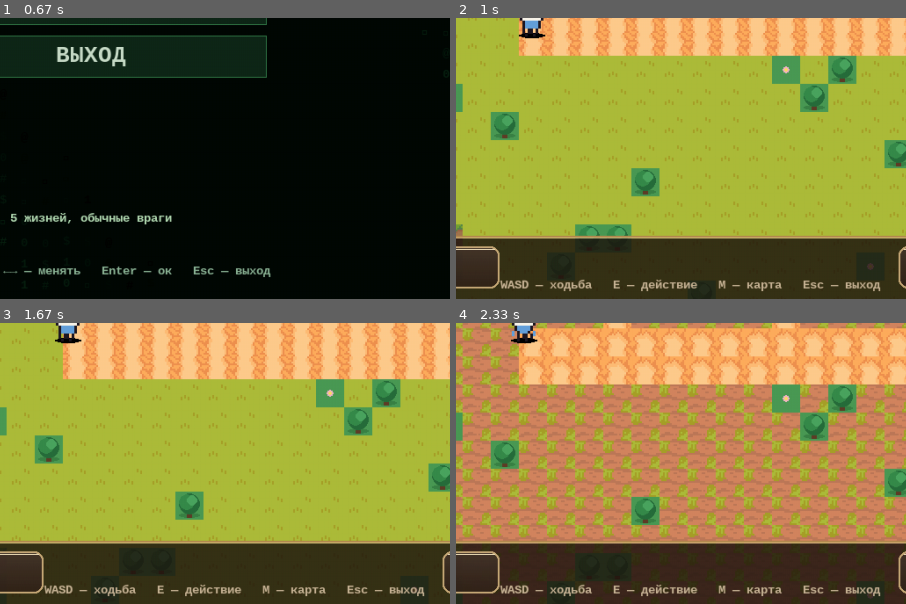
Above: before the commit, frames 1-4 (two rows, left to right).
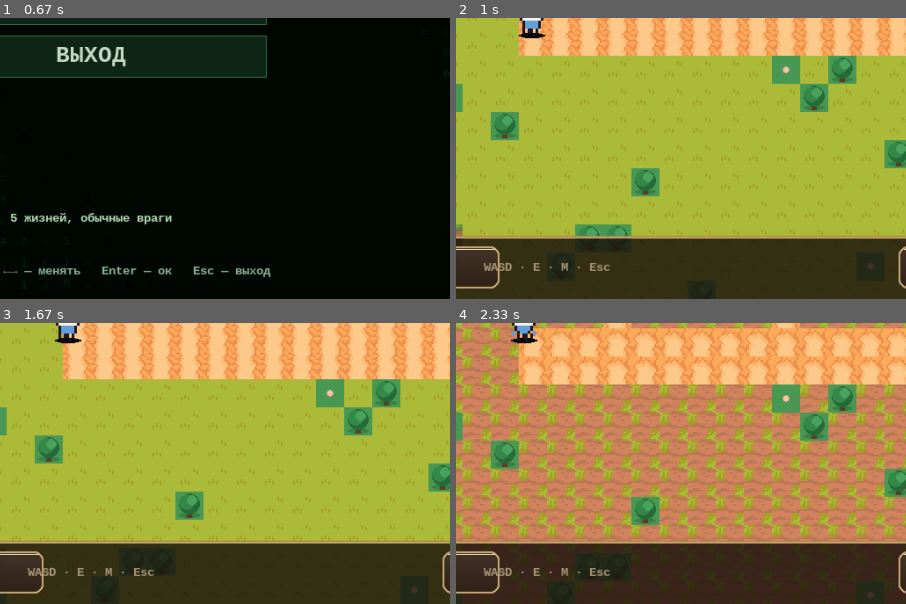
Above: after the commit, the same moments.

Repository: Folombas/PyGame2026
Game: pygame game, started from PyPixelTD/main.py
The game is run twice, just before and just after one commit, with the same random seed, the same clock (stepped at 60 frames per second) and the same inputs.
Inputs (mouse positions are % of the whole screen's width and height, from its top left):
- Up to frame 1 (0.67 s): tap Enter at 0.33 s
- Up to frame 2 (1 s): tap Space at 0.67 s
- Up to frame 3 (1.67 s): type "ann" at 1 s; tap Enter at 1.33 s; hold Up from 1.55 s (still down); move the mouse to (26, 51) at 1.58 s
- Up to frame 4 (2.33 s): tap T at 1.7 s; release Up at 2.02 s; hold Right from 2.1 s (still down)
The pictures show only the part of the screen within x 40-90%, y 50-100%; the shares and areas given below are measured in that part.

Frame 1 is identical in both runs. In frame 2, 1.4% of the frame differs, in the area x 6-95%, y 87-98%; in frame 3, 1.4%; in frame 4, 1.4%.

Commit message:
Fix hint position in bottom bar; center hint text

Diff:
--- a/PyPixelTD/main.py
+++ b/PyPixelTD/main.py
@@ -311,10 +311,12 @@
         elif bid == "fullscreen":
             draw_icon_fullscreen(screen, r.centerx, r.centery, (240, 220, 180))
 
-    # === Подсказка ===
-    hint = font_small.render("WASD — ходьба   E — действие   M — карта   Esc — выход",
-                              True, (200, 180, 150))
-    screen.blit(hint, (WIDTH - hint.get_width() - PAD - 120, HEIGHT - INGAME_BAR_H + 48))
+    # === Подсказка — по центру панели ===
+    hint = font_small.render("WASD · E · M · Esc",
+                              True, (170, 150, 120))
+    hx = WIDTH // 2 - hint.get_width() // 2
+    hy = HEIGHT - INGAME_BAR_H // 2 - hint.get_height() // 2
+    screen.blit(hint, (hx, hy))
 
 
 def handle_ingame_bar_click(mx, my):
